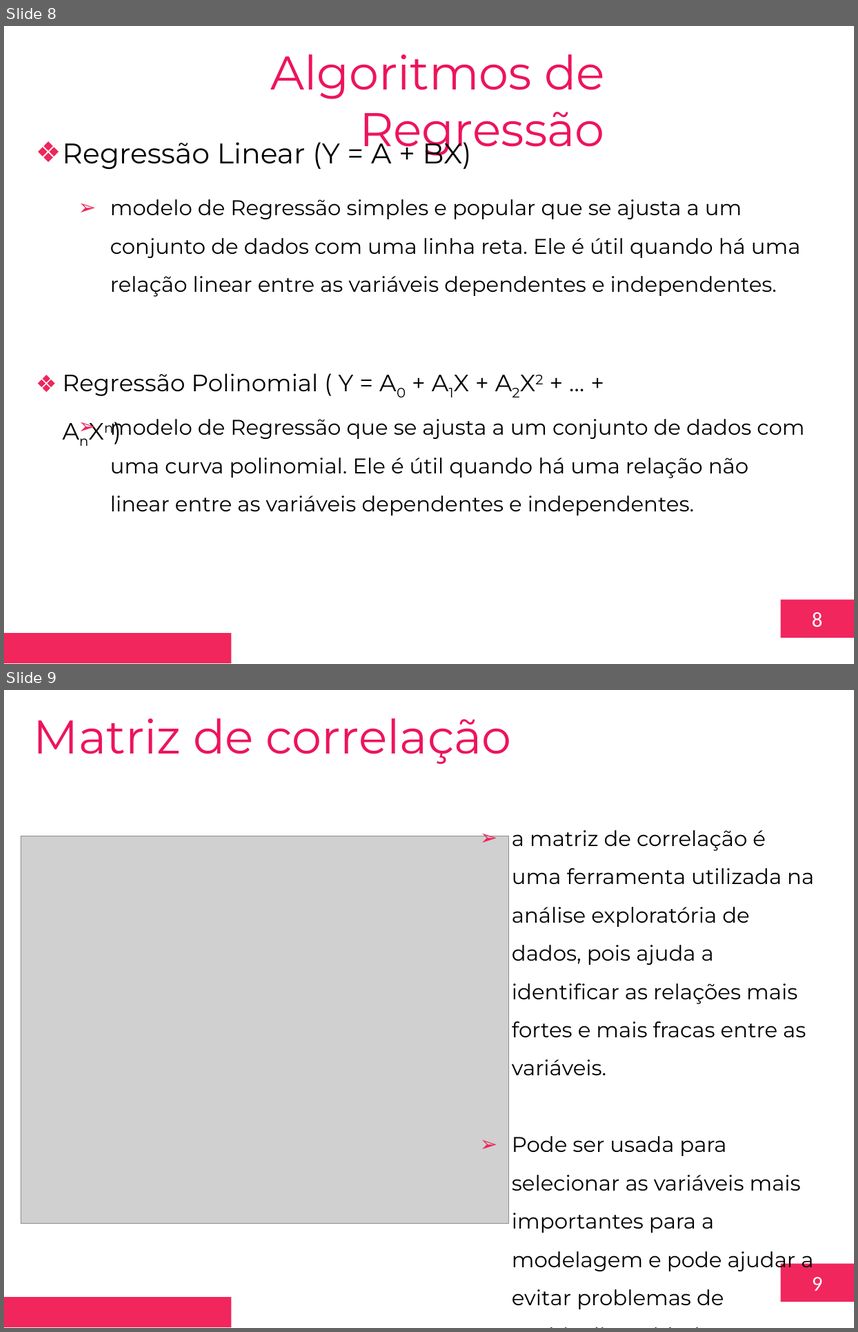
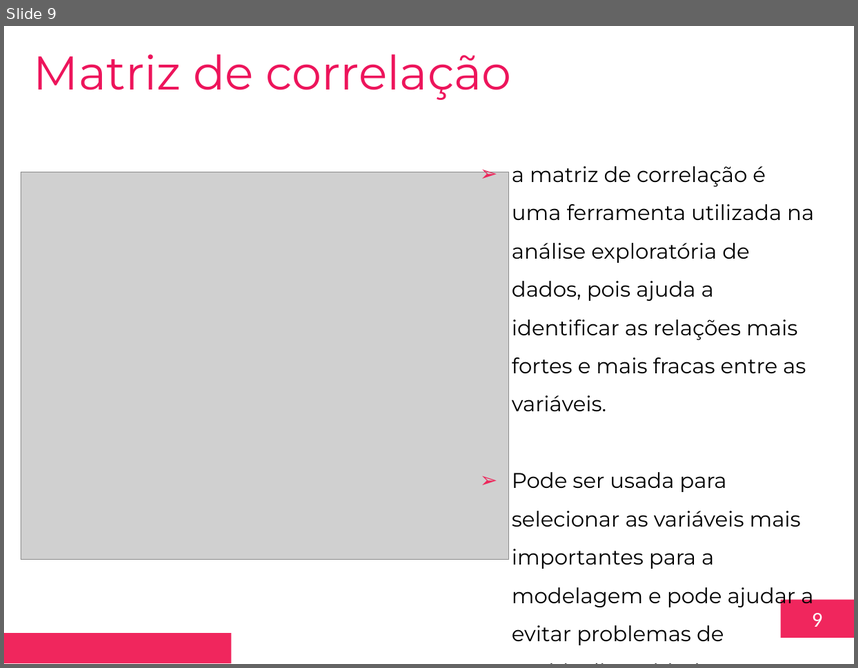
Before and after one commit to toyusan/aula-fiap-disruptive-archs, a slide deck: Aula 05/2023.03.09 Aula 05 – Modelos de aprendizado supervisionados – Regressão v1.pptx. Shown one above the other, each under a label of ours: slides 8 and 9 before the commit, slide 9 after it. The pictures are 858x1332 and 858x668 pixels, drawn with LibreOffice and Linux fonts; fonts in the diff are those of the drawing; grey boxes stand for pictures; background and template pictures are left out. Boxes give left, top, right and bottom in pixels: in the first picture for what was removed or moved away, otherwise in the second. Text is boxed around its words. In the diff, an @@ line names an element or a change of style, - is before the commit and + after.

```diff
--- a/Aula 05/2023.03.09 Aula 05 – Modelos de aprendizado supervisionados – Regressão v1.pptx
+++ b/Aula 05/2023.03.09 Aula 05 – Modelos de aprendizado supervisionados – Regressão v1.pptx
@@ slide 8 removed at box(4, 26, 854, 664), background #FFFFFF; not listed: 2 template elements that a slide beside it also shows @@
@@ text removed at box(270, 54, 605, 157) @@
-Algoritmos de Regressão
@@ text removed at box(62, 136, 472, 169) @@
-❖ Regressão Linear (Y = A + BX)
@@ text removed at box(110, 199, 801, 296) @@
-  ➢ modelo de Regressão simples e popular que se ajusta a um conjunto de dados com uma linha reta. Ele é útil quando há uma relação linear entre as variáveis dependentes e independentes.
@@ text removed at box(63, 373, 354, 396) @@
-❖ Regressão Polinomial ( Y = A0 + A1X + A2X2 + … + AnXn)
@@ text removed at box(110, 419, 804, 515) @@
-  ➢ modelo de Regressão que se ajusta a um conjunto de dados com uma curva polinomial. Ele é útil quando há uma relação não linear entre as variáveis dependentes e independentes.
```
Also in this commit, not shown: 1 slide added, 3 other files.
